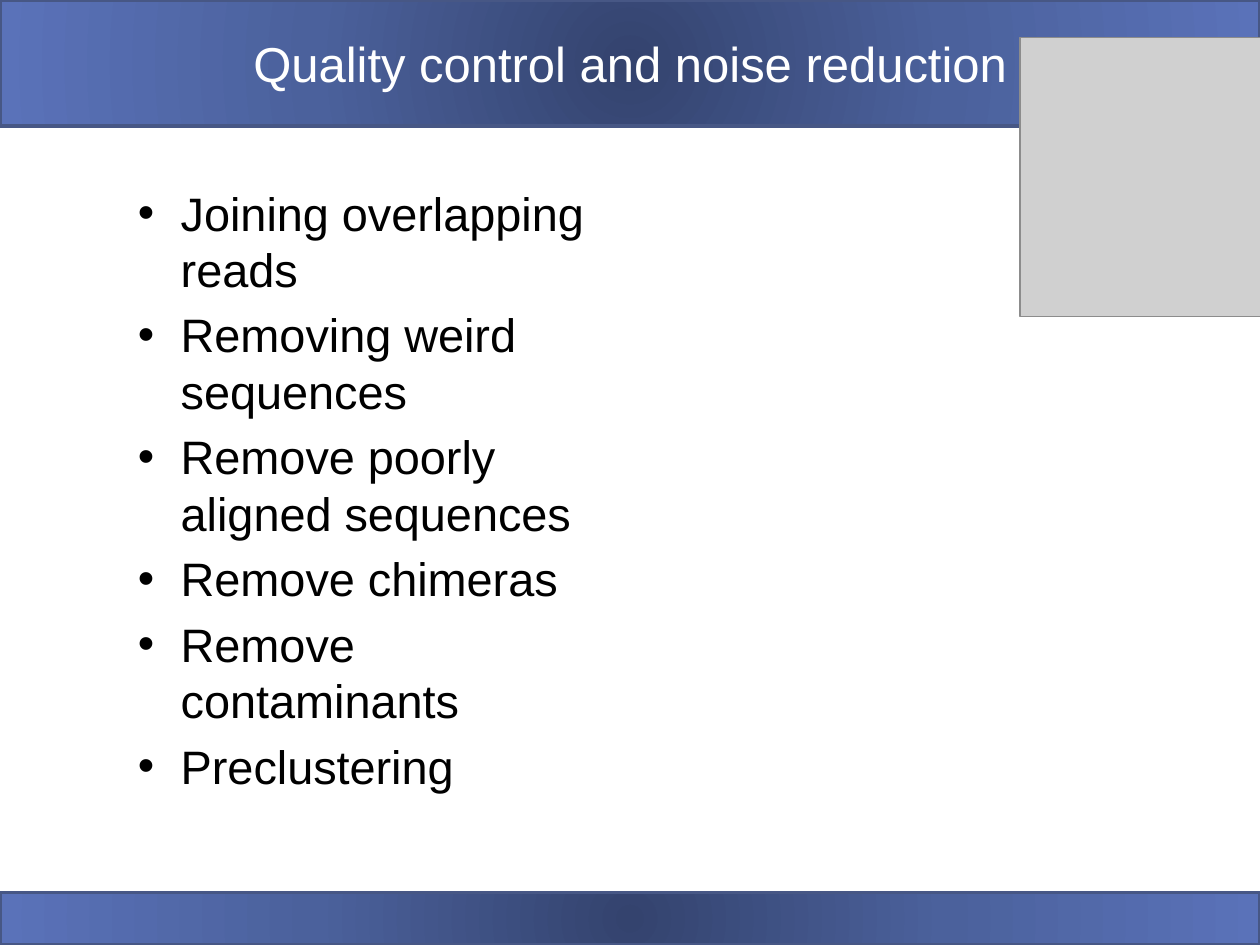
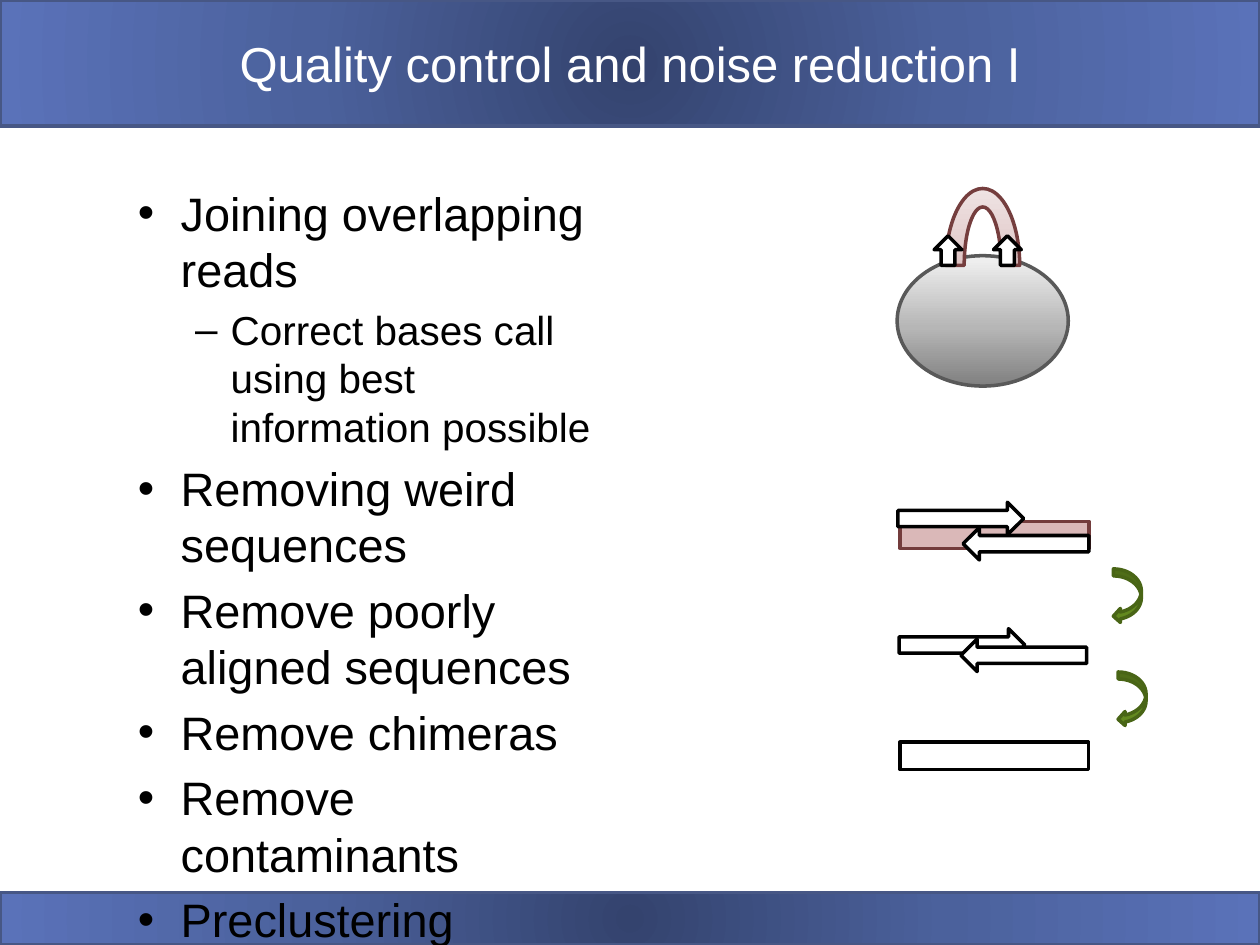
Before and after one commit to carden24/2018_Taller_Genomica_ambiental, a slide deck: slide 19 of W3_16S_analysis.pptx (slide 20 before the commit). Drawn at 1260x945 pixels with LibreOffice and Linux fonts; fonts in the diff are those of the drawing; grey boxes stand for pictures. Boxes give left, top, right and bottom in pixels: in the first picture for what was removed or moved away, otherwise in the second. Text is boxed around its words. In the diff, an @@ line names an element or a change of style, - is before the commit and + after.

```diff
--- a/W3_16S_analysis.pptx
+++ b/W3_16S_analysis.pptx
@@ title at [240,46,1021,92]: text changed @@
-Quality control and noise reduction
+Quality control and noise reduction I
@@ picture removed at [1021,38,1260,316] @@
@@ group added at [897,189,1068,386]: 2 down arrows, 1 ellipse, 1 arch (boxed as its full ring) @@
@@ text at [231,315,590,450]: paragraph added @@
+  – Correct bases call using best information possible
@@ group added at [898,503,1145,770]: 4 down arrows, 2 rectangles, 2 curved left arrows @@
```
Also in this commit, not shown: 1 other slide changed, 4 slides added, 6 slides removed, 2 other files.
